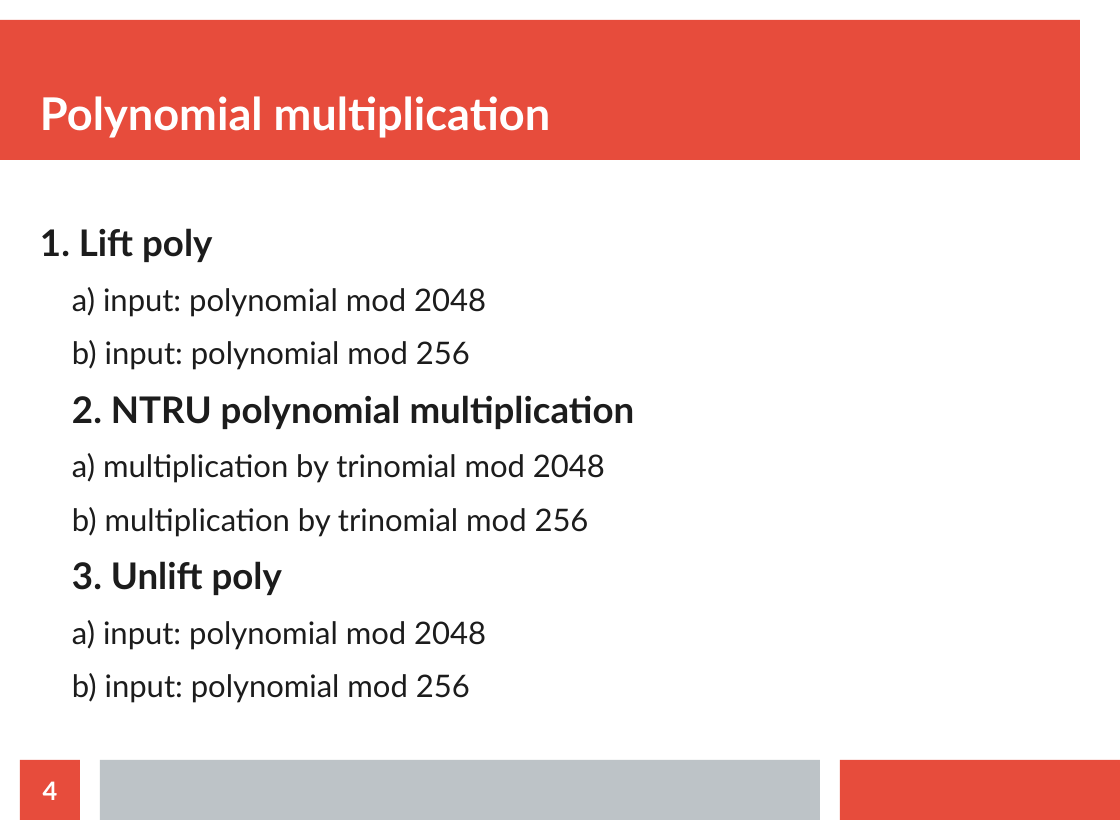
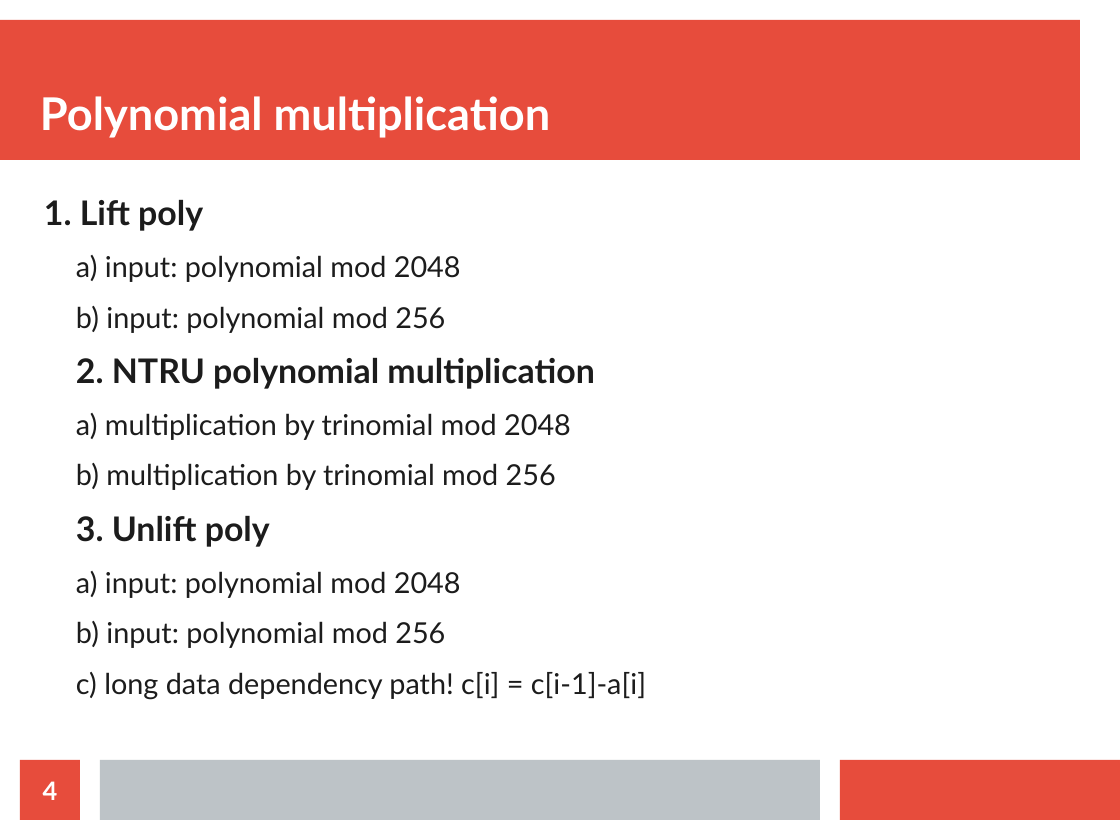
Before and after one commit to majerornimek/Round5_VHDL, a slide deck: slide 4 of round5_hw_overview.odp. Drawn at 1120x840 pixels with LibreOffice and Linux fonts; fonts in the diff are those of the drawing. Boxes give left, top, right and bottom in pixels: in the first picture for what was removed or moved away, otherwise in the second. Text is boxed around its words. In the diff, an @@ line names an element or a change of style, - is before the commit and + after.

```diff
--- a/round5_hw_overview.odp
+++ b/round5_hw_overview.odp
@@ text at [44,200,594,648]: size 26 to 24.1 pt in "1. Lift poly", "2. NTRU polynomial multiplication", "3. Unlift poly"; size 22 to 20.4 pt in "a) input: polynomial mod 2048", "b) input: polynomial mod 256", "a) multiplication by trinomial mod 2048", "b) multiplication by trinomial mod 256" and 2 more places @@
@@ text "1. Lift poly": place and size @@
-text "1. Lift poly" at [40,228,635,703]
+text "1. Lift poly" at [44,200,646,700]
@@ text at [76,672,646,700]: paragraph added @@
+  c) long data dependency path! c[i] = c[i-1]-a[i]
```
Also in this commit, not shown: 2 other slides changed, 9 other files.
